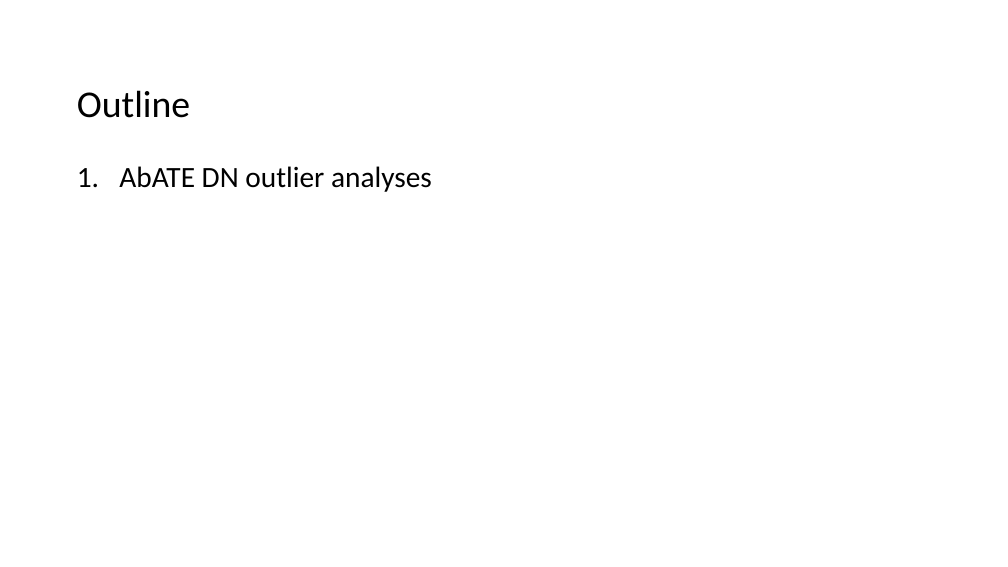
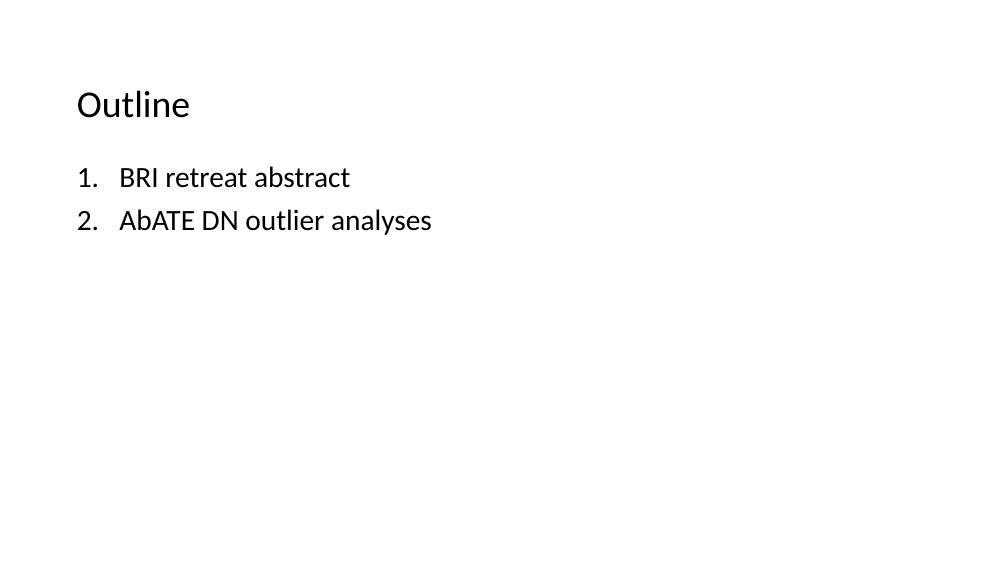
Before and after one commit to tybottorff/bottorffdocs, a slide deck: slide 2 of presentations/weekly_meetings/8_8_24.pptx. Drawn at 1008x567 pixels with LibreOffice and Linux fonts; fonts in the diff are those of the drawing. Boxes give left, top, right and bottom in pixels: in the first picture for what was removed or moved away, otherwise in the second. Text is boxed around its words. In the diff, an @@ line names an element or a change of style, - is before the commit and + after.

```diff
--- a/presentations/weekly_meetings/8_8_24.pptx
+++ b/presentations/weekly_meetings/8_8_24.pptx
@@ text at <box>119,166,350,188</box>: paragraph added @@
+1. BRI retreat abstract
```
Also in this commit, not shown: 5 other slides changed, 2 slides added, 1 slide removed.
